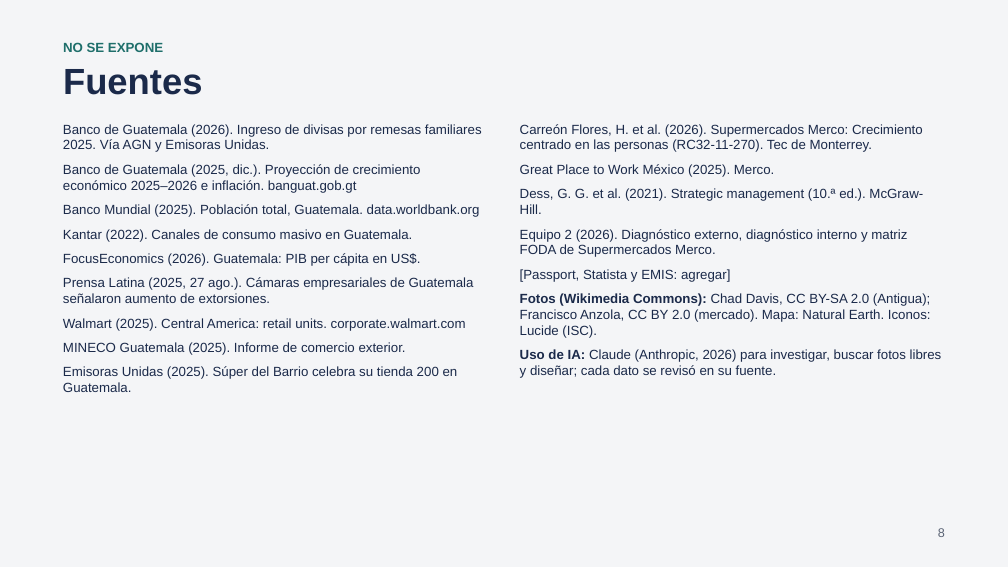
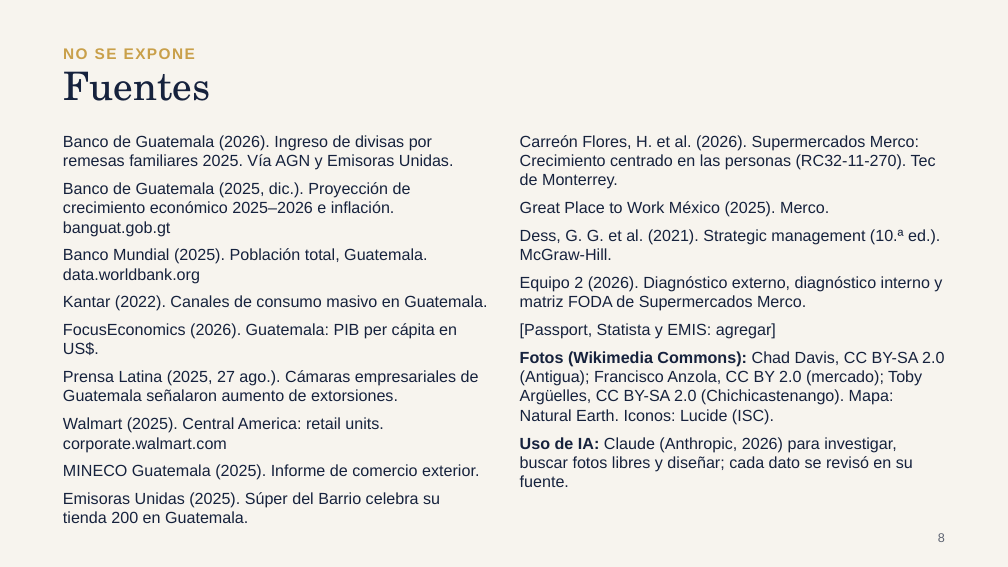
Before and after one commit to samueldejuan/samuel, a slide deck: slide 8 of presentacion/Pitch_Merco_Guatemala.pptx. Drawn at 1008x567 pixels with LibreOffice and Linux fonts; fonts in the diff are those of the drawing. Boxes give left, top, right and bottom in pixels: in the first picture for what was removed or moved away, otherwise in the second. Text is boxed around its words. In the diff, an @@ line names an element or a change of style, - is before the commit and + after.

```diff
--- a/presentacion/Pitch_Merco_Guatemala.pptx
+++ b/presentacion/Pitch_Merco_Guatemala.pptx
@@ background #F4F5F7 to #F7F4EE @@
@@ text "NO SE EXPONE" at bbox=[63, 48, 195, 59]: size 9.5 to 11 pt, text colour #1F6F6B to #C9A04A, letter spacing 0 to 1 pt @@
@@ title "Fuentes" at bbox=[63, 71, 210, 101]: size 26 to 28 pt, font Arial to TeX Gyre Schola, text colour #1B2A4A to #16223D, bold off @@
@@ text "Banco de Guatemala (2026). Ingreso ...": place and size @@
-text "Banco de Guatemala (2026). Ingreso ..." at bbox=[63, 124, 482, 392]
+text "Banco de Guatemala (2026). Ingreso ..." at bbox=[63, 135, 487, 508]
@@ text "Banco de Guatemala (2026). Ingreso ..." at bbox=[63, 135, 487, 508]: size 9.5 to 11.5 pt, text colour #1B2A4A to #16223D @@
@@ text at bbox=[520, 135, 942, 487]: size 9.5 to 11.5 pt, text colour #1B2A4A to #16223D in "Carreón Flores, H. et al. (2026). Supermercados ...", "Great Place to Work México (2025). Merco.", "Dess, G. G. et al. (2021). Strategic ...", "Equipo 2 (2026). Diagnóstico externo, diagnóstico interno ..." and 2 more places @@
@@ text "Carreón Flores, H. et al. ...": place and size @@
-text "Carreón Flores, H. et al. ..." at bbox=[520, 124, 942, 378]
+text "Carreón Flores, H. et al. ..." at bbox=[520, 135, 944, 487]
@@ text at bbox=[520, 351, 944, 425]: text changed; size 9.5 to 11.5 pt; text colour #1B2A4A to #16223D @@
-Fotos (Wikimedia Commons): Chad Davis, CC BY-SA 2.0 (Antigua); Francisco Anzola, CC BY 2.0 (mercado). Mapa: Natural Earth. Iconos: Lucide (ISC).
+Fotos (Wikimedia Commons): Chad Davis, CC BY-SA 2.0 (Antigua); Francisco Anzola, CC BY 2.0 (mercado); Toby Argüelles, CC BY-SA 2.0 (Chichicastenango). Mapa: Natural Earth. Iconos: Lucide (ISC).
@@ page number at bbox=[938, 533, 945, 542]: text colour #5B6475 to #5E6472 @@
```
Also in this commit, not shown: 7 other slides changed, 10 other files.
